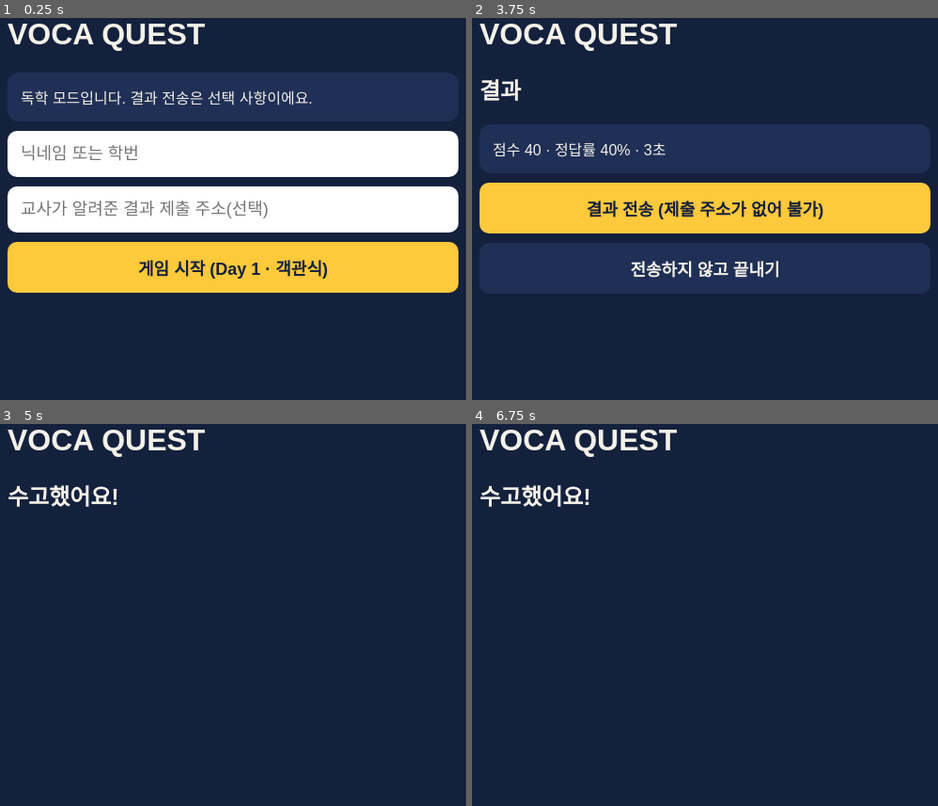
Above: before the commit, frames 1-4 (two rows, left to right).
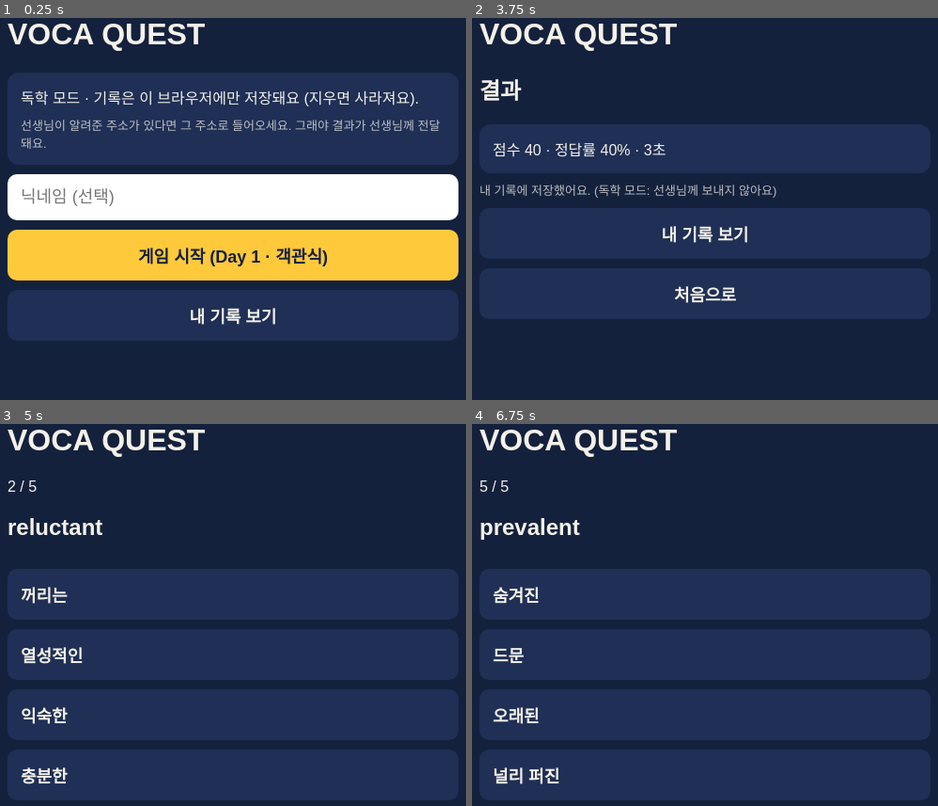
Above: after the commit, the same moments.

Repository: zigxi0-debug/voca_quest
Game: browser game, page game.html
The game is run twice, just before and just after one commit, with the same random seed, the same clock (stepped at 60 frames per second) and the same inputs.
Inputs (mouse positions are in pixels of both pictures, inside the frame that each line leads up to; where the layout moved, square brackets give the same spot in the first picture):
- Up to frame 1 (0.25 s): no input
- Up to frame 2 (3.75 s): click (705, 197) [705, 151] at 0.27 s; type "Alex" at 0.27 s; click "게임 시작 (Day 1 · 객관식)" at 0.52 s; click "획기적인" at 1.27 s; click "열성적인" at 1.87 s; click "모호한" at 2.47 s; click "늘리다" at 3.07 s; click "숨겨진" at 3.67 s
- Up to frame 3 (5 s): click (233, 699) at 4.27 s, where only the run after the commit has a clickable "처음으로"; click (233, 603) at 4.52 s; type "r" at 4.52 s; tap Enter at 4.55 s; click (233, 660) at 4.77 s, where only the run after the commit has a clickable "게임 시작 (Day 1 · 객관식)"; click (233, 775) at 4.87 s, where only the run after the commit has a clickable "획기적인"
- Up to frame 4 (6.75 s): click (705, 775) at 5.47 s, where only the run after the commit has a clickable "충분한"; click (705, 775) at 6.07 s, where only the run after the commit has a clickable "평범한"; click (705, 714) at 6.67 s, where only the run after the commit has a clickable "지키다"

The runs differ from the first frame. In frame 1, 27% of the frame differs, in the area x 1-99%, y 18-81%; in frame 2, 14%; in frame 3, 2.2%; in frame 4, 2.2%.

Commit message:
update

Diff:
--- a/game.html
+++ b/game.html
@@ -8,27 +8,48 @@
 button,input{font-size:18px;padding:14px;border-radius:10px;border:0;width:100%;box-sizing:border-box;margin-top:10px}
 button{background:#FFC93C;color:#14213D;font-weight:700}
 button.sub{background:#1F2F55;color:#F4F1E8}
+button.small{font-size:14px;padding:8px;margin-top:6px}
 input{background:#fff;color:#14213D}
 .opt{background:#1F2F55;color:#F4F1E8;text-align:left}
 .box{background:#1F2F55;border-radius:12px;padding:14px;margin-top:12px}
+.mute{font-size:13px;opacity:.75;margin:8px 0 0}
+.bar{display:flex;align-items:center;gap:8px;margin:6px 0;font-size:14px}
+.bar .l{width:92px;flex:none;overflow:hidden;text-overflow:ellipsis;white-space:nowrap}
+.bar .t{flex:1;background:#14213D;border-radius:6px;height:14px}
+.bar .t i{display:block;height:100%;background:#FFC93C;border-radius:6px}
+.bar .n{width:76px;flex:none;text-align:right;opacity:.8}
+.kpi{display:flex;gap:8px}.kpi div{flex:1;background:#14213D;border-radius:10px;padding:10px;text-align:center}
+.kpi b{display:block;font-size:22px}
 [hidden]{display:none!important}
 </style></head>
 <body><main>
 <h1>VOCA QUEST</h1>
 <section id="s-start">
-  <div class="box" id="link-status"></div>
-  <input id="nick" maxlength="30" placeholder="닉네임 또는 학번">
-  <div id="manual" hidden><input id="manual-url" placeholder="교사가 알려준 결과 제출 주소(선택)"></div>
+  <div class="box"><span id="link-status"></span>
+    <button id="btn-unlink" class="sub small" hidden>반 연결 해제</button>
+    <p class="mute" id="link-hint" hidden></p></div>
+  <p class="mute" id="nick-hint" hidden></p>
+  <input id="nick" maxlength="30">
+  <p class="mute" id="nick-msg" hidden style="color:#FFB4A8">이름 또는 학번을 입력해 주세요.</p>
   <button id="btn-start">게임 시작 (Day 1 · 객관식)</button>
+  <button id="btn-history" class="sub">내 기록 보기</button>
 </section>
 <section id="s-quiz" hidden>
   <p id="q-num"></p><h2 id="q-word"></h2><div id="q-opts"></div>
 </section>
 <section id="s-result" hidden>
   <h2>결과</h2><div class="box" id="result"></div>
+  <p class="mute" id="saved-note"></p>
   <button id="btn-send">결과를 선생님께 전송</button>
-  <button id="btn-skip" class="sub">전송하지 않고 끝내기</button>
+  <button id="btn-history2" class="sub">내 기록 보기</button>
+  <button id="btn-home" class="sub">처음으로</button>
   <div class="box" id="send-status" hidden></div>
+</section>
+<section id="s-history" hidden>
+  <h2>내 기록</h2><div id="hist"></div>
+  <p class="mute">기록은 이 기기·브라우저에만 저장돼요. 브라우저 데이터를 지우면 사라져요.</p>
+  <button id="btn-back" class="sub">돌아가기</button>
+  <button id="btn-clear" class="sub">기록 모두 삭제</button>
 </section>
 </main>
 <script>
@@ -38,6 +59,14 @@
  {w:'ambiguous',ko:'모호한',d:['분명한','엄격한','평범한']},
  {w:'diminish',ko:'줄이다',d:['늘리다','지키다','옮기다']},
  {w:'prevalent',ko:'널리 퍼진',d:['드문','숨겨진','오래된']}];
+const $=id=>document.getElementById(id);
+const esc=s=>String(s==null?'':s).replace(/[&<>"']/g,c=>({'&':'&amp;','<':'&lt;','>':'&gt;','"':'&quot;',"'":'&#39;'}[c]));
+
+/* ---------- 기기 저장 (브라우저가 막아도 게임은 계속 동작) ---------- */
+const LS={get(k){try{return localStorage.getItem(k)}catch(_){return null}},
+  set(k,v){try{localStorage.setItem(k,v);return true}catch(_){return false}},
+  del(k){try{localStorage.removeItem(k)}catch(_){}}};
+
 /** 링크의 e 값을 결과 제출 주소로 해석. script.google.com 의 웹 앱 주소만 허용(학생 데이터 오전송 방지) */
 function resolveEndpoint(e){
   if(!e) return null;
@@ -47,21 +76,65 @@
   }catch(_){}
   return null;
 }
-const $=id=>document.getElementById(id);
+/* 반 연결: 교사 링크(?e=)로 열면 기기에 기억하고, 이후 교재 QR(범용 주소)로 들어와도 같은 반으로 연결 */
 let endpoint=resolveEndpoint(new URLSearchParams(location.search).get('e'));
+if(endpoint) LS.set('vq_class',endpoint); else endpoint=resolveEndpoint(LS.get('vq_class'));
+
+function showLink(){
+  $('link-status').textContent=endpoint?'✓ 우리 반에 연결되어 있어요. 결과를 선생님께 보낼 수 있어요.'
+    :'독학 모드 · 기록은 이 브라우저에만 저장돼요 (지우면 사라져요).';
+  $('btn-unlink').hidden=!endpoint;
+  $('link-hint').textContent='선생님이 알려준 주소가 있다면 그 주소로 들어오세요. 그래야 결과가 선생님께 전달돼요.';
+  $('link-hint').hidden=!!endpoint;
+  $('nick').placeholder=endpoint?'이름 또는 학번':'닉네임 (선택)';   // 반 연결 시에만 필수
+  $('nick-hint').textContent='선생님이 정해 주신 양식대로 이름 또는 학번을 입력하세요.';
+  $('nick-hint').hidden=!endpoint;$('nick-msg').hidden=true;
+}
+$('btn-unlink').onclick=()=>{LS.del('vq_class');endpoint=null;showLink();};
+showLink();
+$('nick').value=LS.get('vq_nick')||'';
+
+/* ---------- 내 기록 ---------- */
+const HKEY='vq_history';
+function loadHistory(){try{const h=JSON.parse(LS.get(HKEY)||'[]');return Array.isArray(h)?h:[]}catch(_){return []}}
+function saveHistory(p){
+  const h=loadHistory().filter(x=>x.sid!==p.sessionId);
+  h.push({sid:p.sessionId,at:p.endedAt,game:p.gameName,unit:p.unit,total:p.total,correct:p.correct,acc:p.accuracy,sec:p.durationSec,
+    ans:p.answers.map(a=>[a.word,a.isCorrect?1:0])});
+  return LS.set(HKEY,JSON.stringify(h.slice(-300)));
+}
+function computeStats(h){
+  const word={};let acc=0,sec=0;
+  h.forEach(g=>{acc+=+g.acc||0;sec+=+g.sec||0;(g.ans||[]).forEach(([w,ok])=>{const x=word[w]||(word[w]={t:0,x:0});x.t++;if(!ok)x.x++;});});
+  const words=Object.keys(word).filter(w=>word[w].x>0).map(w=>({w,t:word[w].t,x:word[w].x,rate:Math.round(word[w].x/word[w].t*100)}))
+    .sort((a,b)=>b.x-a.x||b.rate-a.rate||a.w.localeCompare(b.w));
+  return {n:h.length,avgAcc:h.length?Math.round(acc/h.length*10)/10:0,minutes:Math.round(sec/60),recent:h.slice(-10),words};
+}
+const bar=(l,v,max,n)=>`<div class="bar"><span class="l">${esc(l)}</span><span class="t"><i style="width:${max?Math.round(v/max*100):0}%"></i></span><span class="n">${esc(n)}</span></div>`;
+function renderHistory(){
+  const s=computeStats(loadHistory());
+  if(!s.n){$('hist').innerHTML='<div class="box">아직 기록이 없어요. 게임을 한 판 해 보세요!</div>';return;}
+  const top=s.words.slice(0,10);
+  $('hist').innerHTML=
+   `<div class="kpi"><div>플레이<b>${s.n}</b></div><div>평균 정답률<b>${s.avgAcc}%</b></div><div>학습시간<b>${s.minutes}분</b></div></div>
+    <div class="box"><b>최근 정답률</b>${s.recent.map((g,i)=>bar((i+1)+'번째',g.acc,100,g.acc+'%')).join('')}</div>
+    <div class="box"><b>자주 틀린 단어</b>${top.length?top.map(w=>bar(w.w,w.x,top[0].x,w.x+'회 · '+w.rate+'%')).join(''):'<p class="mute">틀린 단어가 없어요 🎉</p>'}</div>`;
+}
+const show=id=>{['s-start','s-quiz','s-result','s-history'].forEach(x=>$(x).hidden=x!==id);};
+$('btn-history').onclick=$('btn-history2').onclick=()=>{renderHistory();show('s-history');};
+$('btn-back').onclick=()=>show(S.payload?'s-result':'s-start');
+$('btn-clear').onclick=()=>{if(confirm('이 기기에 저장된 내 기록을 모두 삭제할까요?')){LS.del(HKEY);renderHistory();}};
+$('btn-home').onclick=()=>{S={};show('s-start');};
+
+/* ---------- 게임 ---------- */
 let S={};
-function showLink(){
-  $('link-status').textContent=endpoint?'✓ 우리 반 링크로 접속했습니다. 결과를 선생님께 보낼 수 있어요.'
-    :'독학 모드입니다. 결과 전송은 선택 사항이에요.';
-  $('manual').hidden=!!endpoint;
-}
-showLink();
 $('btn-start').onclick=()=>{
   const nick=$('nick').value.trim();
-  if(!nick){$('nick').focus();return;}
-  if(!endpoint){const m=resolveEndpoint($('manual-url').value.trim()); if(m) endpoint=m;}
+  if(endpoint&&!nick){$('nick-msg').hidden=false;$('nick').focus();return;}   // 반 연결 시 이름 필수, 독학은 선택
+  if(nick) LS.set('vq_nick',nick);
   S={nick,i:0,answers:[],start:new Date(),qStart:Date.now(),sid:(crypto.randomUUID?crypto.randomUUID():String(Date.now())+Math.random().toString(16).slice(2))};
-  $('s-start').hidden=true;$('s-quiz').hidden=false;ask();
+  $('btn-send').disabled=false;$('send-status').hidden=true;
+  show('s-quiz');ask();
 };
 function ask(){
   const q=WORDS[S.i];$('q-num').textContent=(S.i+1)+' / '+WORDS.length;$('q-word').textContent=q.w;
@@ -79,15 +152,16 @@
 function finish(){
   const end=new Date(),ok=S.answers.filter(a=>a.isCorrect).length,t=WORDS.length;
   S.payload={sessionId:S.sid,gameId:'mc-01',gameName:'객관식',book:'보카퀘스트(샘플)',unit:'Day 1',
-    nickname:S.nick,startedAt:S.start.toISOString(),endedAt:end.toISOString(),
+    nickname:S.nick||'(독학)',startedAt:S.start.toISOString(),endedAt:end.toISOString(),
     durationSec:Math.round((end-S.start)/1000),total:t,correct:ok,wrong:t-ok,score:ok*20,
     accuracy:Math.round(ok/t*100),completed:true,
     wrongWords:S.answers.filter(a=>!a.isCorrect).map(a=>a.word),answers:S.answers};
-  $('s-quiz').hidden=true;$('s-result').hidden=false;
+  const saved=saveHistory(S.payload);   // 반 연결 여부와 상관없이 내 기록에는 항상 저장
+  show('s-result');
   $('result').textContent='점수 '+S.payload.score+' · 정답률 '+S.payload.accuracy+'% · '+S.payload.durationSec+'초';
-  if(!endpoint) $('btn-send').textContent='결과 전송 (제출 주소가 없어 불가)',$('btn-send').disabled=true;
+  $('saved-note').textContent=(saved?'내 기록에 저장했어요. ':'이 브라우저에서는 기록을 저장할 수 없어요. ')+(endpoint?'':'(독학 모드: 선생님께 보내지 않아요)');
+  $('btn-send').hidden=!endpoint;
 }
-$('btn-skip').onclick=()=>{$('s-result').innerHTML='<h2>수고했어요!</h2>';};
 $('btn-send').onclick=async()=>{
   const b=$('btn-send');b.disabled=true;const st=$('send-status');st.hidden=false;st.textContent='전송 중...';
   const body=JSON.stringify(S.payload),init={method:'POST',headers:{'Content-Type':'text/plain;charset=utf-8'},body};
